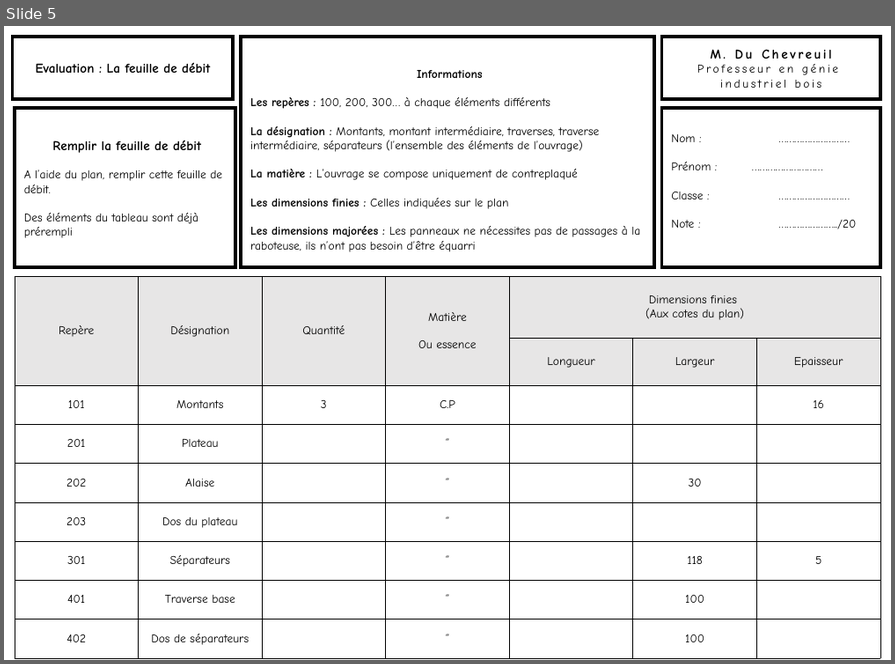
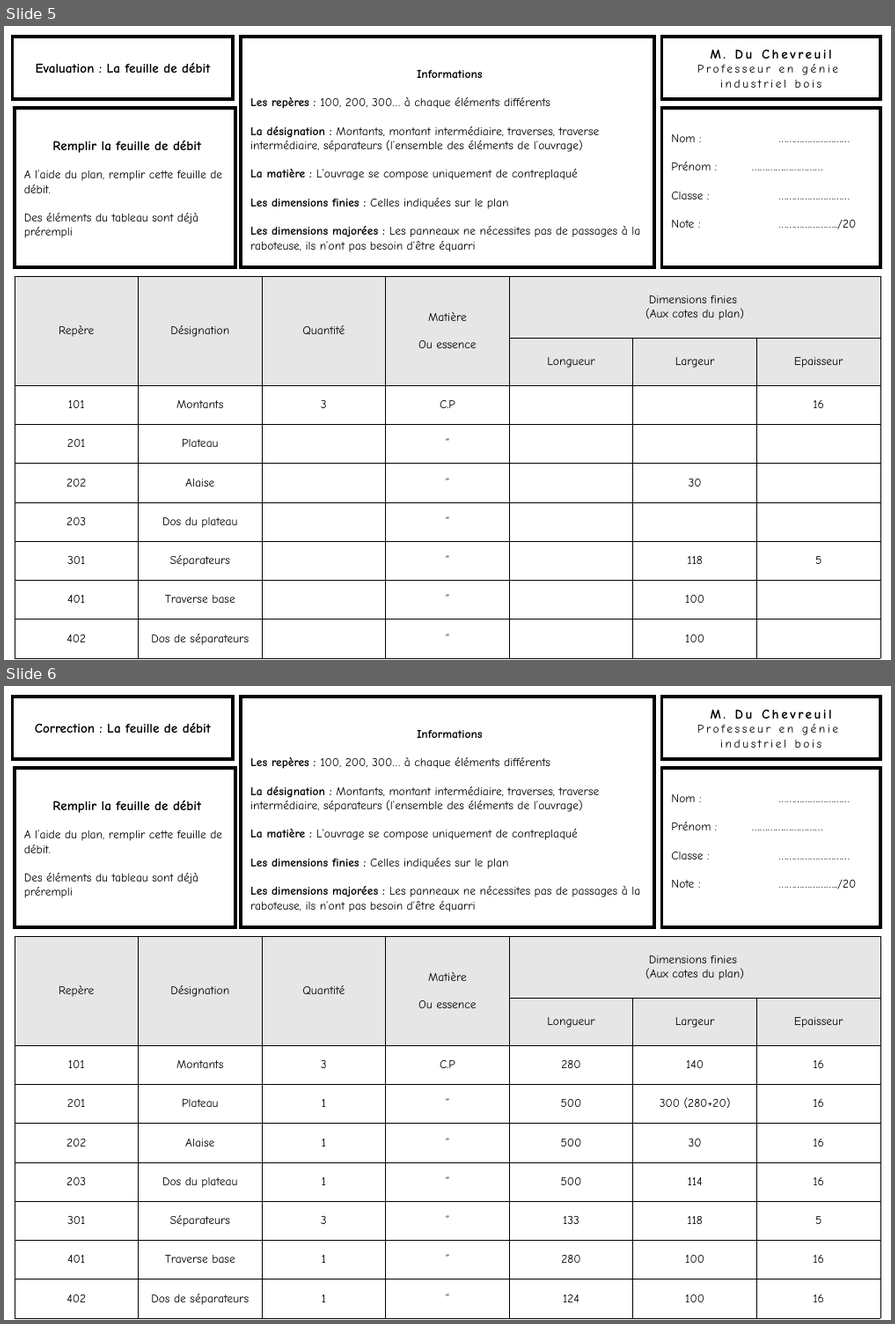
Before and after one commit to kduchevreuil/Cours-Menuiserie, a slide deck: Dossier Support ordi/DOSSIER Support Ordi.pptx. Shown one above the other, each under a label of ours: slide 5 before the commit, slides 5 and 6 after it. The pictures are 895x664 and 895x1324 pixels, drawn with LibreOffice and Linux fonts; fonts in the diff are those of the drawing. Boxes give left, top, right and bottom in pixels: in the first picture for what was removed or moved away, otherwise in the second. Text is boxed around its words. In the diff, an @@ line names an element or a change of style, - is before the commit and + after.

```diff
--- a/Dossier Support ordi/DOSSIER Support Ordi.pptx
+++ b/Dossier Support ordi/DOSSIER Support Ordi.pptx
@@ slide 6 added at (x1=4, y1=686, x2=891, y2=1320), background #FFFFFF @@
@@ rectangle added at (x1=13, y1=697, x2=234, y2=760), fill #FFFFFF, outline #000000 4.5 pt, 18 pt, text #000000, bold @@
+Correction : La feuille de débit
@@ rectangle added at (x1=242, y1=697, x2=654, y2=927), fill #FFFFFF, outline #000000 4.5 pt, 16 pt, text #000000 @@
+Informations
+Les repères : 100, 200, 300… à chaque éléments différents
+La désignation : Montants, montant intermédiaire, traverses, traverse intermédiaire, séparateurs (l’ensemble des éléments de l’ouvrage)
+La matière : L’ouvrage se compose uniquement de contreplaqué
+Les dimensions finies : Celles indiquées sur le plan
+Les dimensions majorées : Les panneaux ne nécessites pas de passages à la raboteuse, ils n’ont pas besoin d’être équarri
@@ rectangle added at (x1=662, y1=697, x2=880, y2=760), fill #FFFFFF, outline #000000 4.5 pt, 16 pt, text #000000 @@
+M. Du Chevreuil
+Professeur en génie
+industriel bois
@@ rectangle added at (x1=15, y1=768, x2=235, y2=927), fill #FFFFFF, outline #000000 4.5 pt, 16 pt, text #000000 @@
+Remplir la feuille de débit
+A l’aide du plan, remplir cette feuille de débit.
+Des éléments du tableau sont déjà prérempli
@@ rectangle added at (x1=662, y1=768, x2=880, y2=927), fill #FFFFFF, outline #000000 4.5 pt, 16 pt, text #000000 @@
+Nom : ………………………
+Prénom : ………………………
+Classe : ………………………
+Note : …………………../20
@@ table added at (x1=15, y1=937, x2=882, y2=1310), 9 rows, 7 columns @@
+Repère | Désignation | Quantité | Matière / Ou essence | Dimensions finies / (Aux cotes du plan) |  | 
+ |  |  |  | Longueur | Largeur | Epaisseur
+101 | Montants | 3 | C.P | 280 | 140 | 16
+201 | Plateau | 1 | ‘’ | 500 | 300 (280+20) | 16
+202 | Alaise | 1 | ‘’ | 500 | 30 | 16
+203 | Dos du plateau | 1 | ‘’ | 500 | 114 | 16
+301 | Séparateurs | 3 | ‘’ | 133 | 118 | 5
+401 | Traverse base | 1 | ‘’ | 280 | 100 | 16
+402 | Dos de séparateurs | 1 | ‘’ | 124 | 100 | 16
```
Also in this commit, not shown: 1 other file.
